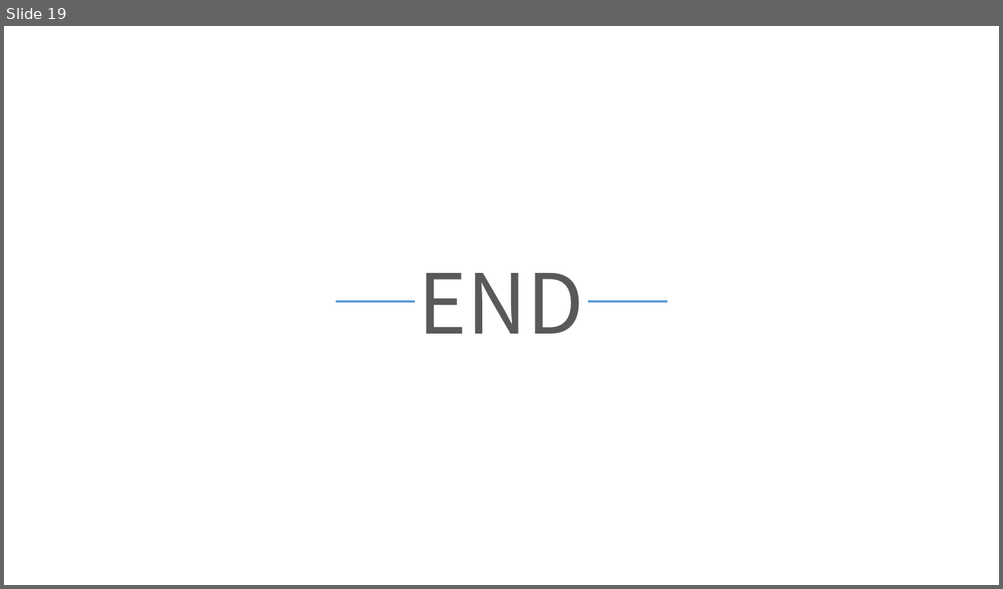
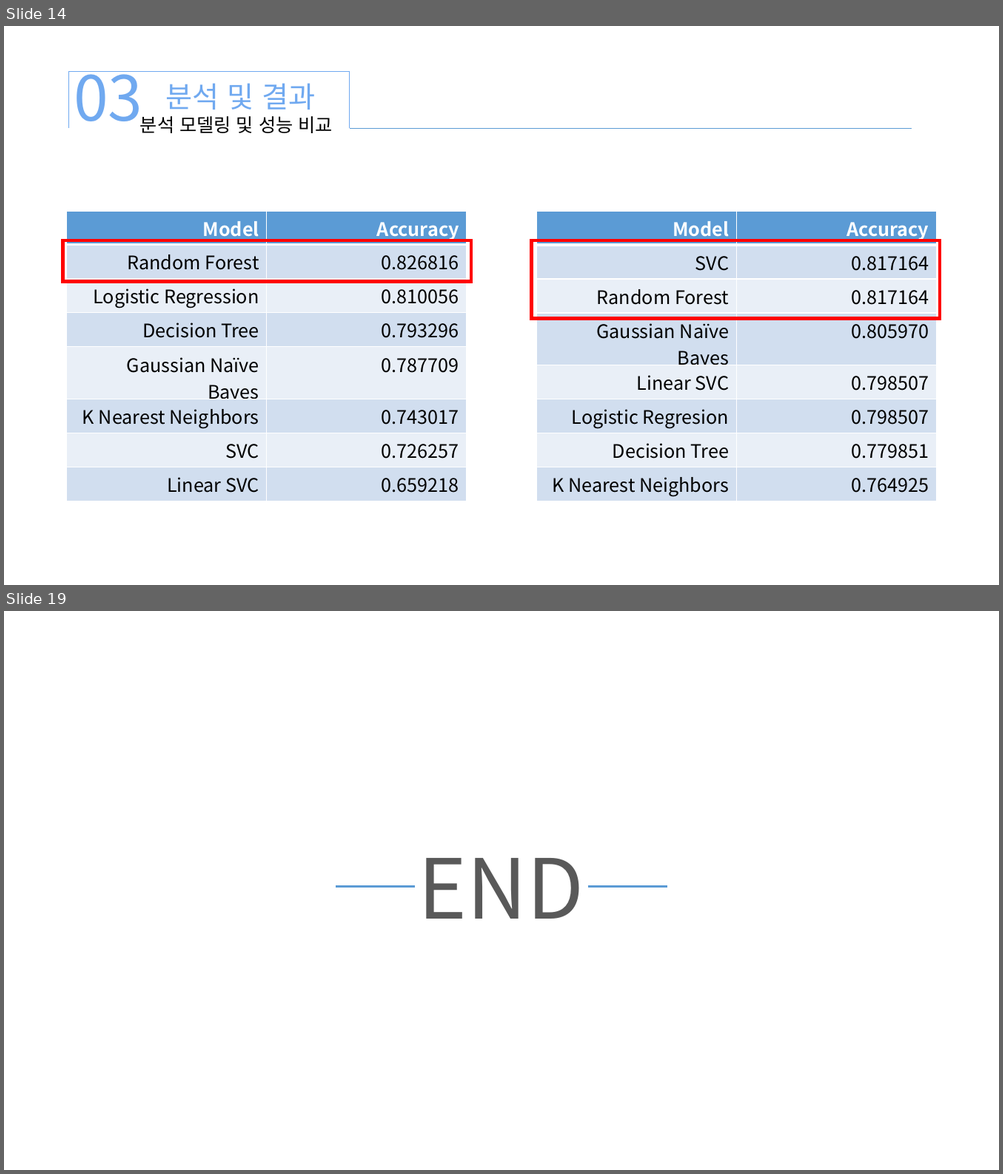
Before and after one commit to xddongx/flexink, a slide deck: titanic/titanic.pptx. Shown one above the other, each under a label of ours: slide 19 before the commit, slides 14 and 19 after it; the slides between them are not shown. The pictures are 1003x589 and 1003x1174 pixels, drawn with LibreOffice and Linux fonts; fonts in the diff are those of the drawing. Boxes give left, top, right and bottom in pixels: in the first picture for what was removed or moved away, otherwise in the second. Text is boxed around its words. In the diff, an @@ line names an element or a change of style, - is before the commit and + after.

```diff
--- a/titanic/titanic.pptx
+++ b/titanic/titanic.pptx
@@ slide 14 added at (x1=4, y1=26, x2=999, y2=585), background #FFFFFF @@
@@ right bracket added at (x1=69, y1=72, x2=350, y2=128), outline #70A9F0 0.5 pt @@
@@ text added at (x1=74, y1=71, x2=142, y2=127), 60 pt, text #70A9F0 @@
+03
@@ text added at (x1=165, y1=83, x2=315, y2=110), 28 pt, text #70A9F0 @@
+분석 및 결과
@@ text added at (x1=140, y1=116, x2=333, y2=133), 18 pt, text #000000 @@
+분석 모델링 및 성능 비교
@@ line added from (350, 128) to (911, 128), #5B9BD5 0.5 pt @@
@@ table added at (x1=67, y1=211, x2=466, y2=496), 8 rows, 2 columns @@
+Model | Accuracy
+Random Forest | 0.826816
+Logistic Regression | 0.810056
+Decision Tree | 0.793296
+Gaussian Naïve Bayes | 0.787709
+K Nearest Neighbors | 0.743017
+SVC | 0.726257
+Linear SVC | 0.659218
@@ table added at (x1=536, y1=211, x2=936, y2=500), 8 rows, 2 columns @@
+Model | Accuracy
+SVC | 0.817164
+Random Forest | 0.817164
+Gaussian Naïve Bayes | 0.805970
+Linear SVC | 0.798507
+Logistic Regresion | 0.798507
+Decision Tree | 0.779851
+K Nearest Neighbors | 0.764925
@@ rectangle added at (x1=63, y1=241, x2=471, y2=282), outline #FF0000 3.5 pt @@
@@ rectangle added at (x1=532, y1=241, x2=939, y2=319), outline #FF0000 3.5 pt @@
```
Also in this commit, not shown: 13 slides changed, 4 other slides added, 10 slides removed, 13 other files.
